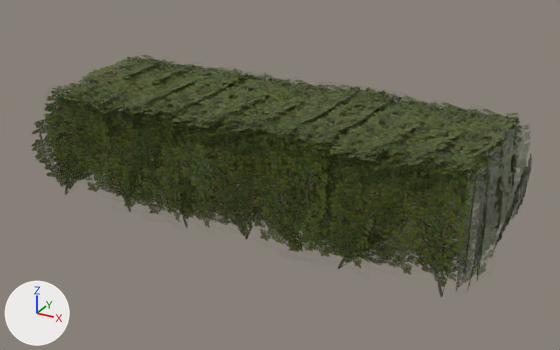
One commit to the FBX model Assets/Meshes/Map/PlantB/Plant2.fbx: the scene before it, then after it.
Rendered twice from a 50 mm lens placed at (2.786, -2.263, 0.734), pointed at (2.055, -0.933, 0.069). The axes (+X, +Y, +Z) are drawn at lower left. The lights are the same throughout. Where no turn or scale is listed for an object, it has been applied to the vertices.

The first picture shows 'LV_Campagna_Tree_SG01_SM_HSH'.
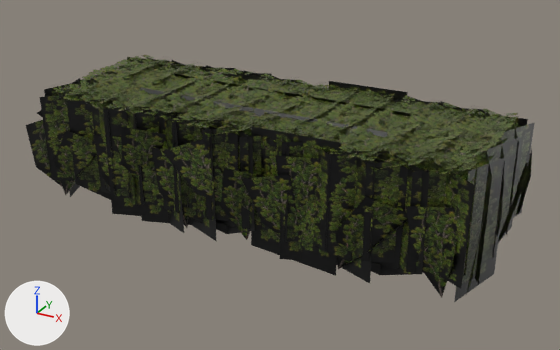
Where the newer file only moved an object's origin or applied its transform, the numbers keep the older frame.

Pixel boxes [x1, y1, x2, y2] of what changed, in the pictures (560 x 350 px):
'LV_Campagna_Tree_SG01_SM_HSH', surface changed: [26, 55, 535, 302] in both

Patch to the scene script:
```diff
--- a/Assets/Meshes/Map/PlantB/Plant2.fbx.py
+++ b/Assets/Meshes/Map/PlantB/Plant2.fbx.py
@@ img_lv_spechia_tree_sg01aleaf_n_kjs_dds @@
+img_lv_spechia_tree_sg01aleaf_n_kjs_dds = load_image('LV_Spechia_Tree_SG01aLeaf_N_KJS.dds', 'LV_Spechia_Tree_SG01aLeaf_N_KJS.png', 1024, 1024, 'Non-Color')
@@ img_lv_spechia_tree_sg01aleaf_d_nwcnik_dds @@
+img_lv_spechia_tree_sg01aleaf_d_nwcnik_dds = load_image('LV_Spechia_Tree_SG01aLeaf_D_NWCNIK.dds', 'LV_Spechia_Tree_SG01aLeaf_D_NWCNIK.png', 1024, 1024, 'sRGB')
@@ mat_lv_campagna_tree_sg01_mi_hsh_002 @@
 n0 = _N.new('ShaderNodeBsdfPrincipled'); n0.name = 'Principled BSDF'
 n2 = _N.new('ShaderNodeTexImage'); n2.name = 'Image Texture'
-n2.image = img_lv_spechia_tree_sg01aleaf_d_nwcnik_png
+n2.image = img_lv_spechia_tree_sg01aleaf_d_nwcnik_dds
+n3 = _N.new('ShaderNodeTexImage'); n3.name = 'Image Texture.001'
+n3.image = img_lv_spechia_tree_sg01aleaf_n_kjs_dds
+n4 = _N.new('ShaderNodeNormalMap'); n4.name = 'Normal Map'
+n4.inputs[0].default_value = 0.0  # 'Strength'
 _L.new(n2.outputs[0], n0.inputs[0])  # 'Color' to 'Base Color'
-_L.new(n2.outputs[1], n0.inputs[4])  # 'Alpha' to 'Alpha'
 _L.new(n0.outputs[0], n1.inputs[0])  # 'BSDF' to 'Surface'
+_L.new(n3.outputs[0], n4.inputs[1])  # 'Color' to 'Color'
+_L.new(n4.outputs[0], n0.inputs[5])  # 'Normal' to 'Normal'
```
